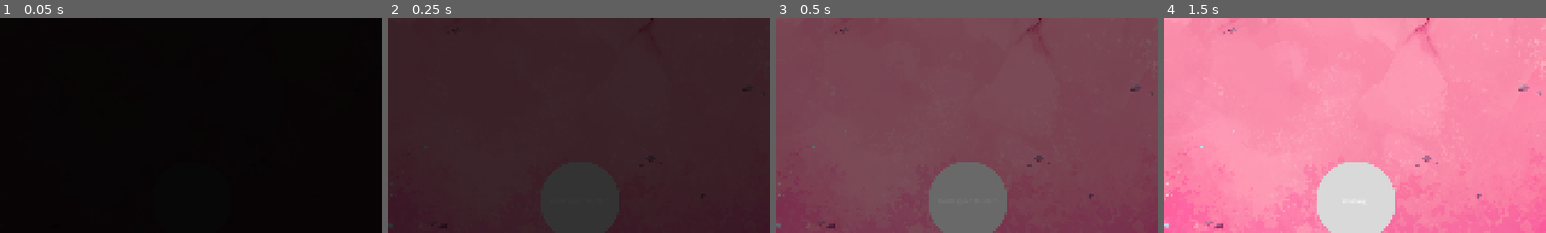
Above: before the commit, frames 1-4 (left to right).
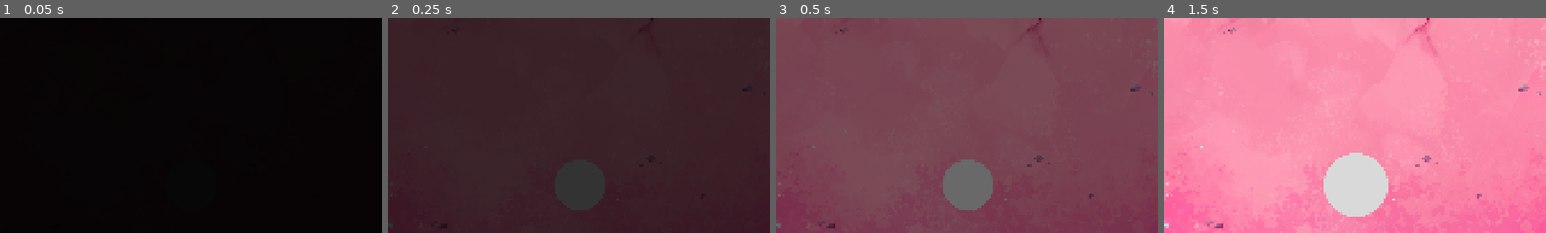
Above: after the commit, the same moments.

Repository: MaxMacDonald/world-changing-gj
Game: Godot game, scene res://scenes/levels/level1.tscn
Two runs of this game, one before a commit and one after it. Both use one fixed random seed, a clock stepped at 60 frames per second and the inputs below.
Inputs (mouse positions are % of the whole screen's width and height, from its top left):
- Up to frame 1 (0.05 s): no input
- Up to frame 2 (0.25 s): no input
- Up to frame 3 (0.5 s): no input
- Up to frame 4 (1.5 s): tap Enter (ui_accept) at 0.5, 0.77, 1.25 s; move the mouse to (72, 45) at 0.52 s; hold Shift 0.53-1.25 s; click (72, 45) at 0.67 s; drag from (30, 55) to (13, 97) at 1.27 s
The pictures show only the part of the screen within x 25-75%, y 50-100%; the shares and areas given below are measured in that part.

The runs differ from the first frame. In frame 2, 0.5% of the frame differs, in the area x 44-61%, y 78-100%; in frame 3, 3.4%, in the area x 40-61%, y 65-100%; in frame 4, 2.8%.

Commit message:
minor changes to ui

Diff:
--- a/scenes/build/build_controller.gd
+++ b/scenes/build/build_controller.gd
@@ -361,14 +361,9 @@
 	var tower := _placing.scene.instantiate() as Tower
 	tower_container.add_child(tower)
 	tower.global_position = pos
-
-	tower.update_range() # pick up the hill bonus for its final position
-	Sound.play("construct_tower")
-
 	tower.upgrade_defs = _placing.get("upgrades", [])
 	tower.invested = _placing.cost
 	tower.recompute_stats() # also picks up the hill bonus for its final position
-
 	tower_placed.emit(tower)
 
 	if not (keep_placing and wallet.can_afford(_placing.cost)):
@@ -434,7 +429,6 @@
 		_flash("Not enough gold (need %d)" % cost)
 		return
 	terrain.raise_cell(cell)
-	Sound.play("construct_terrain", 0.0, 0.1)
 
 func _lower(cell: Vector2i) -> void:
 	if not terrain.can_lower(cell):
--- a/scenes/build/radial_menu.gd
+++ b/scenes/build/radial_menu.gd
@@ -79,7 +79,7 @@
 	if _entries.is_empty():
 		return
 
-	draw_arc(_center, RING_RADIUS, 0.0, TAU, 64, Color(0, 0, 0, 0.3), SLOT_RADIUS * 2.0 + 12.0)
+	draw_arc(_center, RING_RADIUS, 0.0, TAU, 64, Color(1, 1, 1, 0.6), 20)
 
 	for i in _entries.size():
 		var e: Dictionary = _entries[i]
--- a/scenes/levels/level1.tscn
+++ b/scenes/levels/level1.tscn
@@ -76,21 +76,13 @@
 script = ExtResource("9_build")
 
 [node name="Bubble" type="Node2D" parent="." unique_id=1845146576]
-visible = false
-position = Vector2(960, 1000)
+position = Vector2(960, 960)
+scale = Vector2(0.8, 0.8)
 script = ExtResource("10_nkeig")
 
 [node name="BubbleSprite" type="Sprite2D" parent="Bubble" unique_id=348797926]
+scale = Vector2(0.8, 0.8)
 texture = ExtResource("10_5ntmo")
-
-[node name="BubbleLabel" type="Label" parent="Bubble" unique_id=2068944294]
-offset_left = -80.0
-offset_top = -30.0
-offset_right = 80.0
-offset_bottom = 30.0
-horizontal_alignment = 1
-vertical_alignment = 1
-autowrap_mode = 3
 
 [node name="BackgroudSprite" type="Sprite2D" parent="." unique_id=1539055485]
 z_index = -3
--- a/scenes/terrain/terrain_grid.gd
+++ b/scenes/terrain/terrain_grid.gd
@@ -25,9 +25,9 @@
 const FLAG_BASE := 2
 
 @export_group("Grid")
-@export var cell_size := 48
+@export var cell_size := 80
 ## Number of cells. The grid starts at this node's position.
-@export var grid_size := Vector2i(40, 23)
+@export var grid_size := Vector2i(24, 13.5)
 
 @export_group("Visuals")
 ## Animate cells growing and sinking. Off = they change instantly. Sprites are set in terrain_art.gd.
